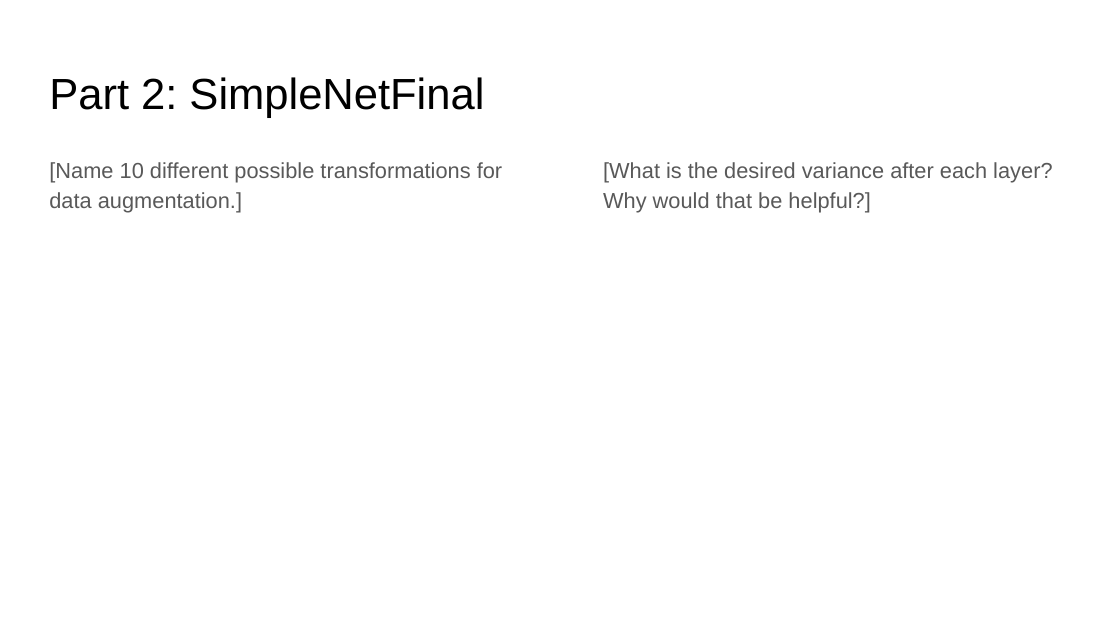
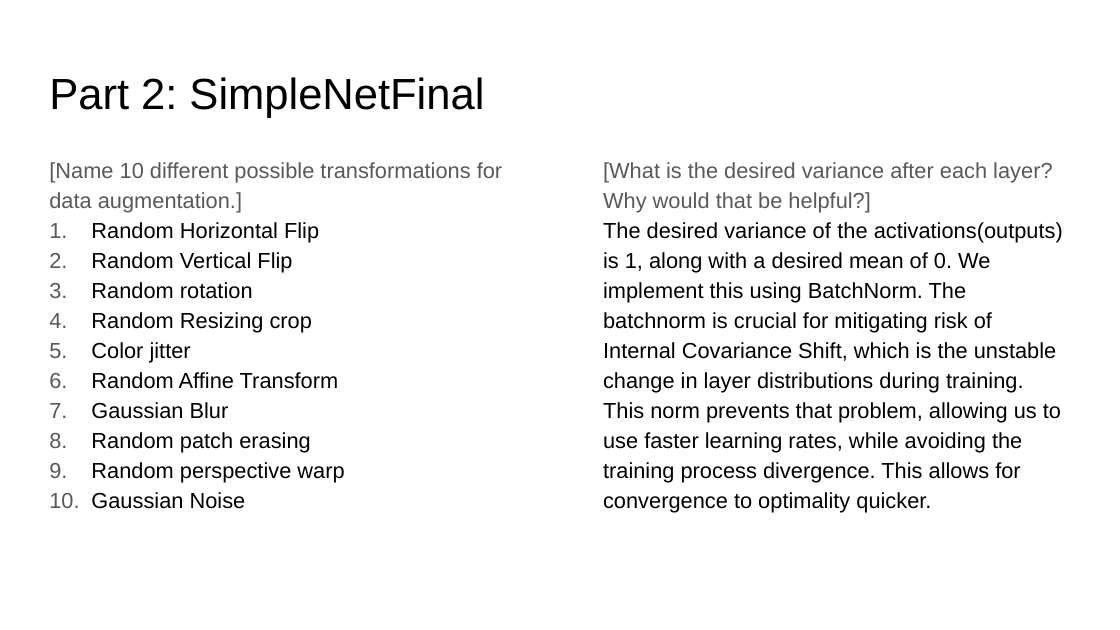
Before and after one commit to aashutoshav/Computer-Vision-Project-3, a slide deck: slide 5 of docs/proj3_report.pptx. Drawn at 1120x630 pixels with LibreOffice and Linux fonts; fonts in the diff are those of the drawing. Boxes give left, top, right and bottom in pixels: in the first picture for what was removed or moved away, otherwise in the second. Text is boxed around its words. In the diff, an @@ line names an element or a change of style, - is before the commit and + after.

```diff
--- a/docs/proj3_report.pptx
+++ b/docs/proj3_report.pptx
@@ text at <box>91,222,344,509</box>: paragraphs added @@
+1. Random Horizontal Flip
+2. Random Vertical Flip
+3. Random rotation
+4. Random Resizing crop
+5. Color jitter
+6. Random Affine Transform
+7. Gaussian Blur
+8. Random patch erasing
+9. Random perspective warp
+10. Gaussian Noise
@@ text at <box>603,222,1063,513</box>: paragraph added @@
+The desired variance of the activations(outputs) is 1, along with a desired mean of 0. We implement this using BatchNorm. The batchnorm is crucial for mitigating risk of Internal Covariance Shift, which is the unstable change in layer distributions during training. This norm prevents that problem, allowing us to use faster learning rates, while avoiding the training process divergence. This allows for convergence to optimality quicker.
```
Also in this commit, not shown: 11 other slides changed, 2 slides added, 2 slides removed, 2 other files.
